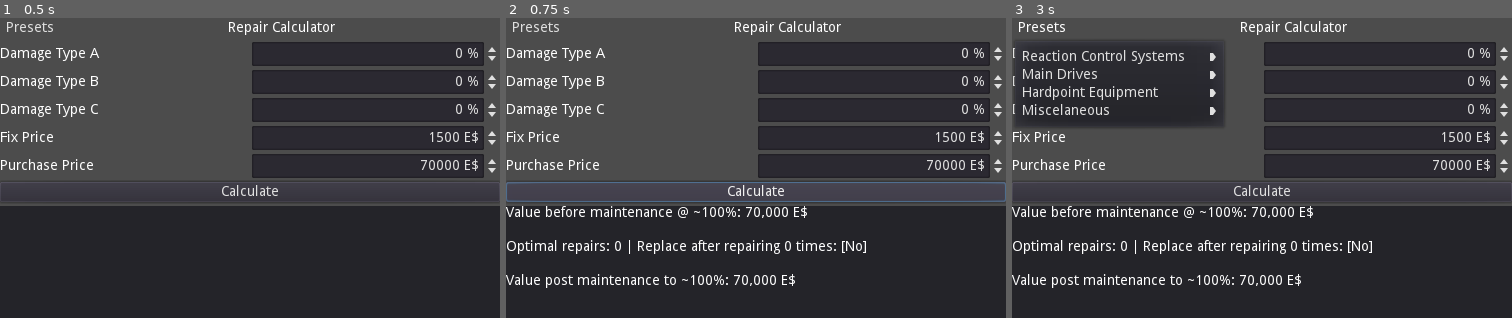
Above: before the commit, frames 1-3 (left to right).
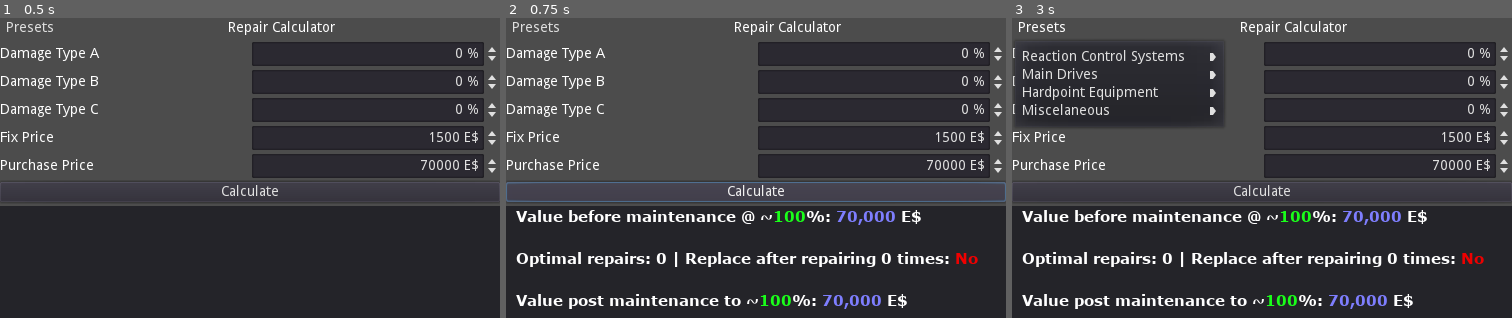
Above: after the commit, the same moments.

Repository: rwqfsfasxc100/Repair-Calculator-Tool
Game: Godot game, scene res://Boot.tscn
The game is run twice, just before and just after one commit, with the same random seed, the same clock (stepped at 60 frames per second) and the same inputs.
Inputs:
- Up to frame 1 (0.5 s): no input
- Up to frame 2 (0.75 s): click "Calculate" at 0.5 s
- Up to frame 3 (3 s): click "Calculate" at 1.25 s; click "Calculate" at 2 s; click "Presets" at 2.75 s

Frame 1 is identical in both runs. In frame 2, 6.7% of the frame differs, in the area x 0-95%, y 62-97%; in frame 3, 6.7%.

Commit message:
finished tool

Diff:
--- a/Boot.gd
+++ b/Boot.gd
@@ -51,8 +51,8 @@
 	var ret = Repairs.handle_operation(sys,fix,replace)
 	var postSys = Repairs.simulate_repair(sys,ret[0])
 	var postVal = Repairs.getSystemPrice(postSys)
-	var txt = "Value before maintenance @ ~%s%%: %s E$\n\nOptimal repairs: %s | Replace after repairing %s times: [%s]\n\nValue post maintenance to ~%s%%: %s E$" % [round(status),formatThousands(baseVal),ret[0],ret[0],TranslationServer.translate("YES" if ret[1] else "NO"),round(postSys.status),formatThousands(postVal)]
-	$Panel/Label.text = txt
+	var txt = TranslationServer.translate("OUTPUT_FORMATTING") % [colorForValue(status / 100),round(status),formatThousands(baseVal),ret[0],ret[0],TranslationServer.translate("YES" if ret[1] else "NO"),colorForValue(postSys.status / 100),round(postSys.status),formatThousands(postVal)]
+	$Panel/RichTextLabel.parse_bbcode(txt)
 
 var cfgpath = "user://config.ini"
 var file = File.new()
@@ -98,3 +98,8 @@
 		return res
 	else:
 		return "-" + res
+
+func colorForValue(v):
+	var d = pow(clamp(v, 0, 1), 3)
+	var cv = (Color(0.1, 1.0, 0.1, 1) * d + Color(1.0, 0.1, 0.1, 1) * (1 - d))
+	return cv.to_html(false)
--- a/Boot.tscn
+++ b/Boot.tscn
@@ -1,7 +1,12 @@
-[gd_scene load_steps=3 format=2]
+[gd_scene load_steps=8 format=2]
 
 [ext_resource path="res://Boot.gd" type="Script" id=1]
 [ext_resource path="res://Presets.gd" type="Script" id=2]
+[ext_resource path="res://verdana/font-verdanaitalic-small.tres" type="DynamicFont" id=3]
+[ext_resource path="res://courier_new/font-couriernew-small.tres" type="DynamicFont" id=4]
+[ext_resource path="res://verdana/font-verdanabold-small.tres" type="DynamicFont" id=5]
+[ext_resource path="res://verdana/font-verdana-small.tres" type="DynamicFont" id=6]
+[ext_resource path="res://verdana/font-verdanabolditalic-small.tres" type="DynamicFont" id=7]
 
 [node name="VBoxContainer" type="VBoxContainer"]
 margin_right = 500.0
@@ -145,9 +150,16 @@
 size_flags_horizontal = 3
 size_flags_vertical = 3
 
-[node name="Label" type="Label" parent="Panel"]
+[node name="RichTextLabel" type="RichTextLabel" parent="Panel"]
+margin_left = 10.0
 margin_right = 500.0
-margin_bottom = 118.0
-autowrap = true
+margin_bottom = 110.0
+custom_fonts/mono_font = ExtResource( 4 )
+custom_fonts/bold_italics_font = ExtResource( 7 )
+custom_fonts/italics_font = ExtResource( 3 )
+custom_fonts/bold_font = ExtResource( 5 )
+custom_fonts/normal_font = ExtResource( 6 )
+bbcode_enabled = true
+fit_content_height = true
 
 [connection signal="pressed" from="Calc" to="." method="_on_Calc_pressed"]
--- /dev/null
+++ b/courier_new/font-courierbold-small.tres
@@ -0,0 +1,9 @@
+[gd_resource type="DynamicFont" load_steps=2 format=2]
+
+[ext_resource path="res://courier_new/courier_bold.ttf" type="DynamicFontData" id=1]
+
+[resource]
+size = 15
+use_mipmaps = true
+use_filter = true
+font_data = ExtResource( 1 )
--- /dev/null
+++ b/courier_new/font-courierbolditalic-small.tres
@@ -0,0 +1,9 @@
+[gd_resource type="DynamicFont" load_steps=2 format=2]
+
+[ext_resource path="res://courier_new/courier_bold.ttf" type="DynamicFontData" id=1]
+
+[resource]
+size = 20
+use_mipmaps = true
+use_filter = true
+font_data = ExtResource( 1 )
--- /dev/null
+++ b/courier_new/font-courieritalic-small.tres
@@ -0,0 +1,9 @@
+[gd_resource type="DynamicFont" load_steps=2 format=2]
+
+[ext_resource path="res://courier_new/courier_bold.ttf" type="DynamicFontData" id=1]
+
+[resource]
+size = 20
+use_mipmaps = true
+use_filter = true
+font_data = ExtResource( 1 )
--- /dev/null
+++ b/courier_new/font-couriernew-small.tres
@@ -0,0 +1,9 @@
+[gd_resource type="DynamicFont" load_steps=2 format=2]
+
+[ext_resource path="res://courier_new/courier_bold.ttf" type="DynamicFontData" id=1]
+
+[resource]
+size = 15
+use_mipmaps = true
+use_filter = true
+font_data = ExtResource( 1 )
--- a/default_data.gd
+++ b/default_data.gd
@@ -178,8 +178,9 @@
 		"TORCH":"Main Drives",
 		"RCS":"Reaction Control Systems",
 		"SEPARATOR_THOUSAND":",",
-		"YES":"Yes",
-		"NO":"No",
+		"YES":"[color=#00F000]Yes[/color]",
+		"NO":"[color=#F00000]No[/color]",
+		"OUTPUT_FORMATTING":"[b]Value before maintenance @ ~[color=#%s]%s[/color]%%: [color=#7f7fff]%s[/color] E$[/b]\n\n[b]Optimal repairs: %s | Replace after repairing %s times: %s[/b]\n\n[b]Value post maintenance to ~[color=#%s]%s[/color]%%: [color=#7f7fff]%s[/color] E$[/b]",
 
 		"SYSTEM_REACTOR":"Nuclear Reactor",
 		"SYSTEM_AMD752S":"AMD-752S on-board computer",
--- /dev/null
+++ b/verdana/font-verdana-small.tres
@@ -0,0 +1,9 @@
+[gd_resource type="DynamicFont" load_steps=2 format=2]
+
+[ext_resource path="res://verdana/verdana.ttf" type="DynamicFontData" id=1]
+
+[resource]
+size = 15
+use_mipmaps = true
+use_filter = true
+font_data = ExtResource( 1 )
--- /dev/null
+++ b/verdana/font-verdanabold-small.tres
@@ -0,0 +1,9 @@
+[gd_resource type="DynamicFont" load_steps=2 format=2]
+
+[ext_resource path="res://verdana/verdana_bold.ttf" type="DynamicFontData" id=1]
+
+[resource]
+size = 15
+use_mipmaps = true
+use_filter = true
+font_data = ExtResource( 1 )
--- /dev/null
+++ b/verdana/font-verdanabolditalic-small.tres
@@ -0,0 +1,9 @@
+[gd_resource type="DynamicFont" load_steps=2 format=2]
+
+[ext_resource path="res://verdana/verdana_bold_italic.ttf" type="DynamicFontData" id=1]
+
+[resource]
+size = 15
+use_mipmaps = true
+use_filter = true
+font_data = ExtResource( 1 )
--- /dev/null
+++ b/verdana/font-verdanaitalic-small.tres
@@ -0,0 +1,9 @@
+[gd_resource type="DynamicFont" load_steps=2 format=2]
+
+[ext_resource path="res://verdana/verdana_italic.ttf" type="DynamicFontData" id=1]
+
+[resource]
+size = 15
+use_mipmaps = true
+use_filter = true
+font_data = ExtResource( 1 )
Binary file added: courier_new/courier_bold.ttf
Binary file added: courier_new/courier_bold_italic.ttf
Binary file added: courier_new/courier_italic.ttf
Binary file added: courier_new/courier_new.ttf
Binary file added: verdana/verdana.ttf
Binary file added: verdana/verdana_bold.ttf
Binary file added: verdana/verdana_bold_italic.ttf
Binary file added: verdana/verdana_italic.ttf
